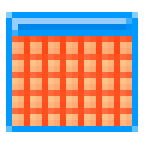
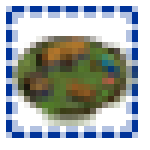
Layer changes from the first 150 x 150 image to the second:
added layer "Layer 15" above "Layer 14" over box(12, 36, 138, 126)
added layer "Layer 14" above "SelectAll" over box(6, 6, 138, 138)
hid "SelectAll" over box(6, 12, 138, 132)
hid "Layer 7 copy" over box(6, 12, 138, 132)
